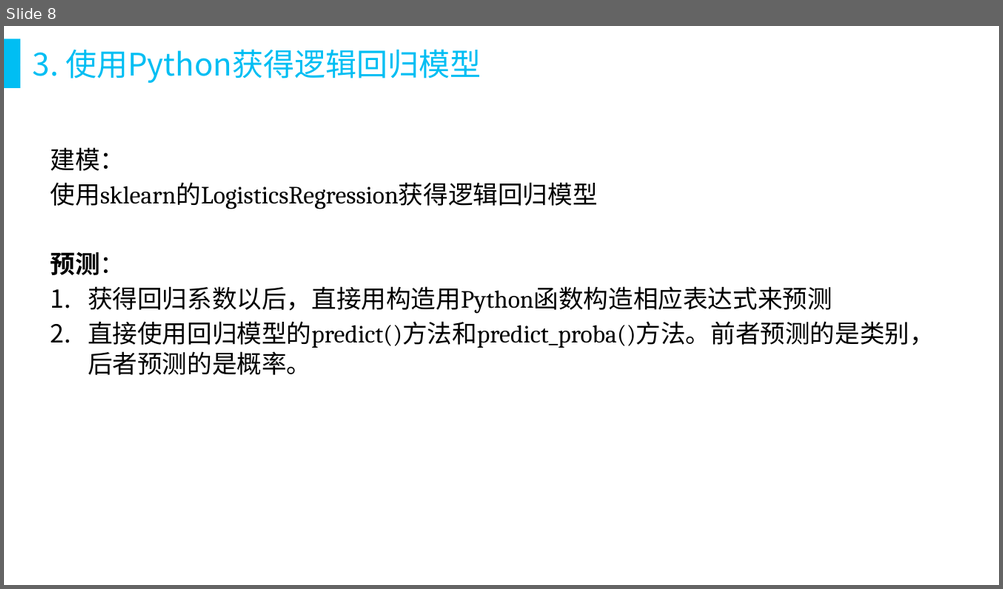
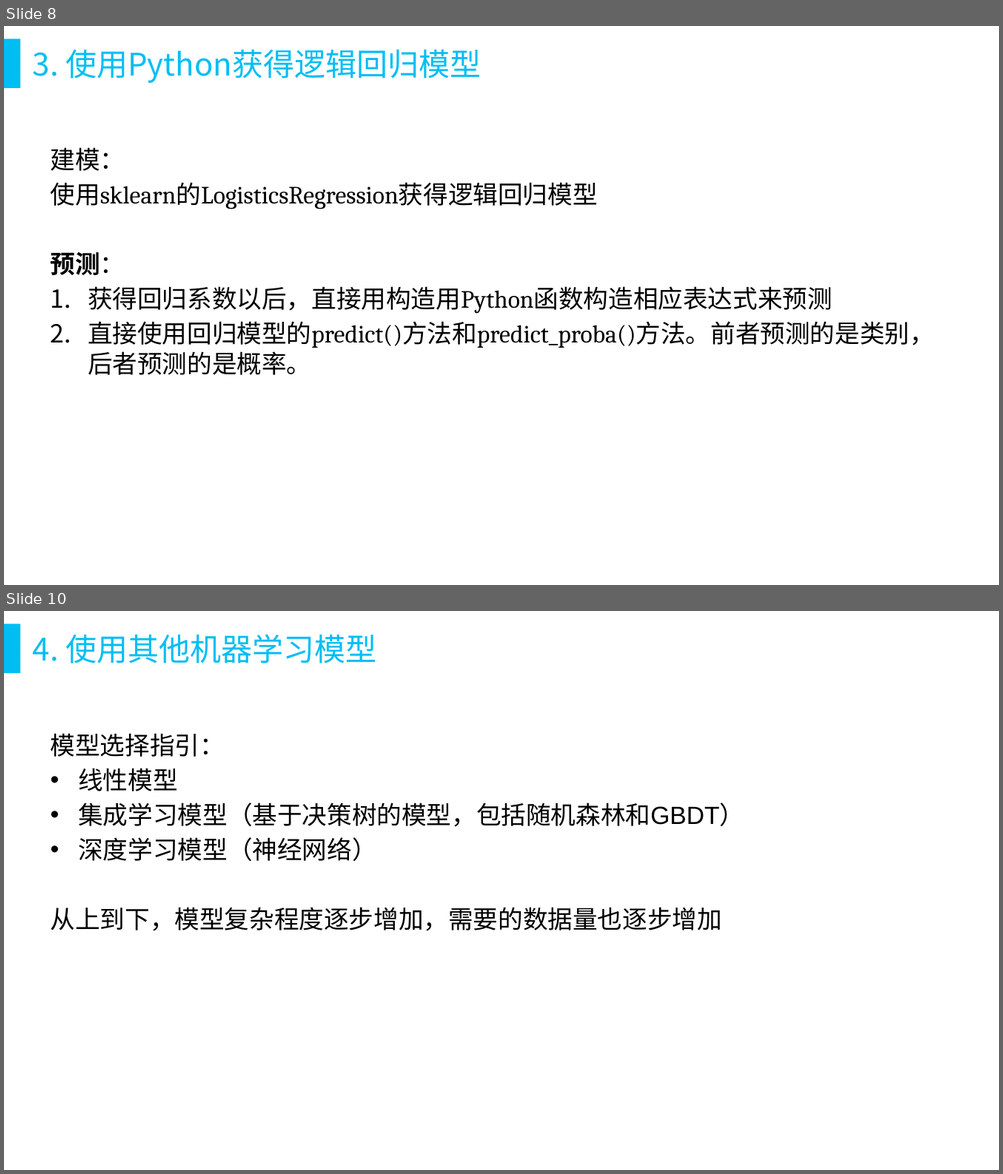
Before and after one commit to yzhwzh/Python, a slide deck: 4.Kaggle/3.class/5逻辑回归初探.pptx. Shown one above the other, each under a label of ours: slide 8 before the commit, slides 8 and 10 after it; the slides between them are not shown. The pictures are 1003x589 and 1003x1174 pixels, drawn with LibreOffice and Linux fonts; fonts in the diff are those of the drawing. Boxes give left, top, right and bottom in pixels: in the first picture for what was removed or moved away, otherwise in the second. Text is boxed around its words. In the diff, an @@ line names an element or a change of style, - is before the commit and + after.

```diff
--- a/4.Kaggle/3.class/5逻辑回归初探.pptx
+++ b/4.Kaggle/3.class/5逻辑回归初探.pptx
@@ slide 10 added at box(4, 611, 999, 1170), background #FFFFFF; not listed: 2 template elements that a slide beside it also shows @@
@@ title added at box(33, 634, 376, 664), 30 pt, text #00BEF3 @@
+4. 使用其他机器学习模型
@@ text added at box(51, 733, 744, 931), 24 pt, text #000000 @@
+模型选择指引：
+• 线性模型
+• 集成学习模型（基于决策树的模型，包括随机森林和GBDT）
+• 深度学习模型（神经网络）
+从上到下，模型复杂程度逐步增加，需要的数据量也逐步增加
```
Also in this commit, not shown: 1 slide changed, 1 other slide added, 51 other files.
